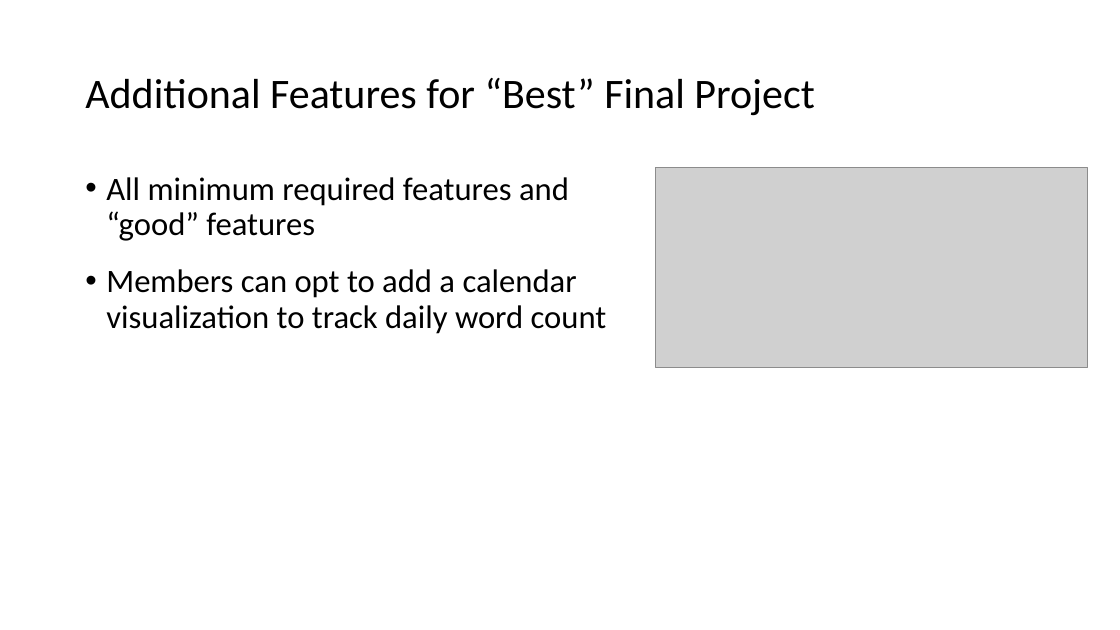
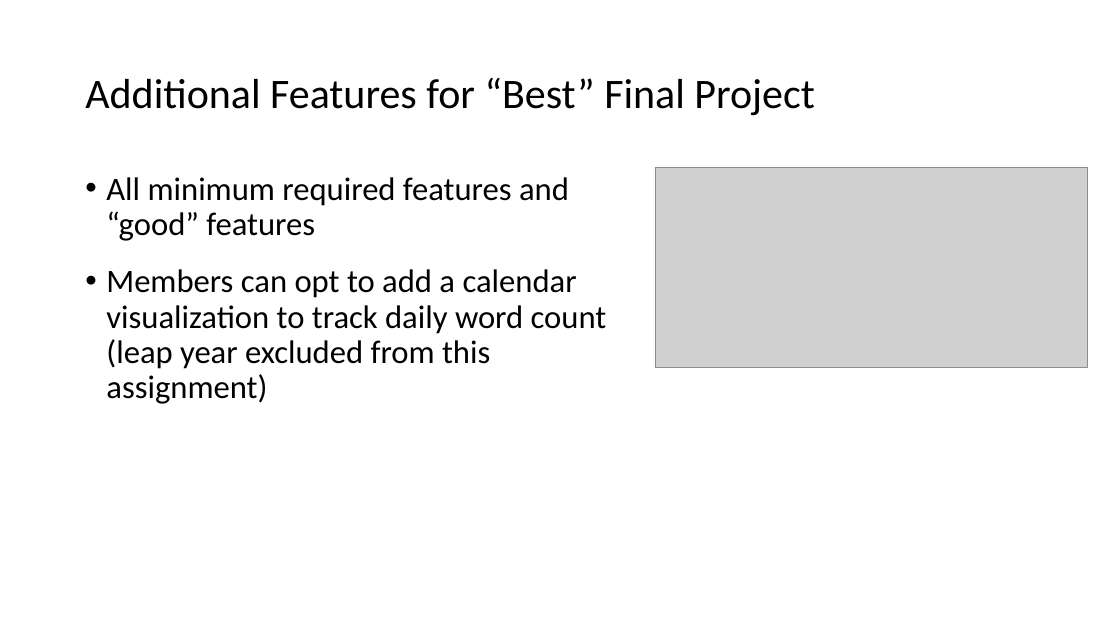
Before and after one commit to wecountwords/final--project, a slide deck: slide 12 of TEgan_CSCI-E-33A_FinalProject.pptx. Drawn at 1120x630 pixels with LibreOffice and Linux fonts; fonts in the diff are those of the drawing; grey boxes stand for pictures. Boxes give left, top, right and bottom in pixels: in the first picture for what was removed or moved away, otherwise in the second. Text is boxed around its words. In the diff, an @@ line names an element or a change of style, - is before the commit and + after.

```diff
--- a/TEgan_CSCI-E-33A_FinalProject.pptx
+++ b/TEgan_CSCI-E-33A_FinalProject.pptx
@@ text at [106, 269, 607, 404]: text changed @@
-• Members can opt to add a calendar visualization to track daily word count
+• Members can opt to add a calendar visualization to track daily word count (leap year excluded from this assignment)
```
Also in this commit, not shown: 1 other slide changed, 1 slide added, 1 slide removed.
